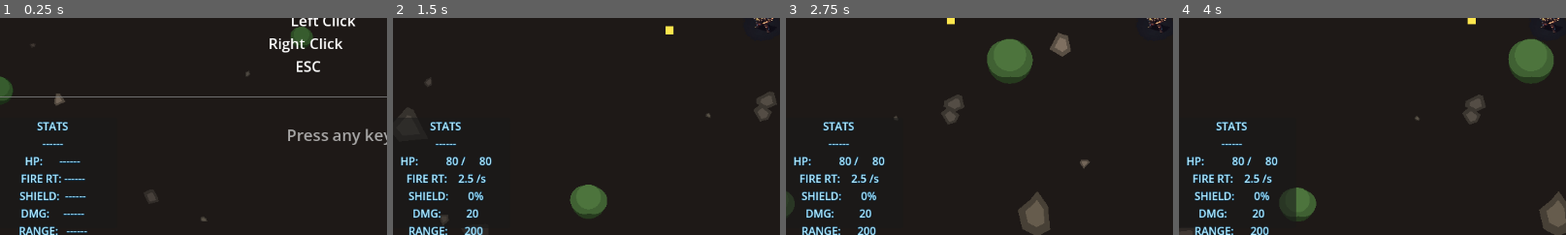
Above: before the commit, frames 1-4 (left to right).
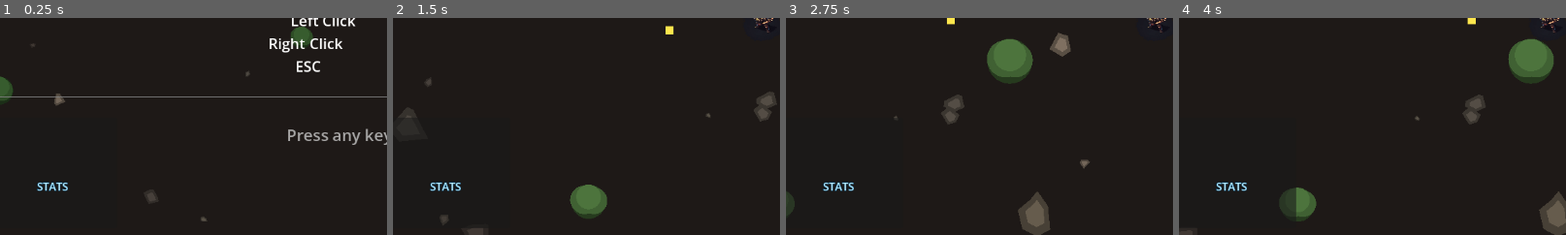
Above: after the commit, the same moments.

Repository: JakeForReal/towergame
Game: Godot game, scene res://scenes/MainScene.tscn
Same seed, same stepped clock (60 frames per second), same inputs: the game is played once before the commit and once after it.
Inputs (mouse positions are % of the whole screen's width and height, from its top left):
- Up to frame 1 (0.25 s): no input
- Up to frame 2 (1.5 s): tap Enter (ui_accept) at 0.5, 0.77 s; move the mouse to (72, 45) at 0.52 s; hold D (move_right) 0.53-1.25 s; tap Down (aim_down) at 0.6 s; click (72, 45) at 0.67 s; drag from (30, 55) to (50, 50) at 1.27 s
- Up to frame 3 (2.75 s): tap Enter (ui_accept) at 2 s; move the mouse to (60, 28) at 2.02 s; hold D (move_right) from 2.03 s (still down); tap Right (aim_right) at 2.1 s
- Up to frame 4 (4 s): release D (move_right) at 2.75 s; drag from (45, 70) to (20, 35) at 2.77 s; move the mouse to (80, 65) at 3.52 s; press the mouse at (80, 65) at 3.53 s; hold A (move_left) from 3.53 s (still down); tap Enter (ui_accept) at 3.77 s
The pictures show only the part of the screen within x 2-52%, y 50-100%; the shares and areas given below are measured in that part.

The runs differ from the first frame. In frame 1, 2.0% of the frame differs, in the area x 5-23%, y 47-100%; in frame 2, 2.5%; in frame 3, 2.5%, in the area x 2-26%, y 47-100%; in frame 4, 2.5%.

Commit message:
HUD: restructure stats into VBox+HBox rows for true column alignment
- Replace single StatsLabel with StatsBox (VBoxContainer) containing
  individual HBox rows per stat (HP, FIRE RT, SHIELD, DMG, RANGE)
- Each row: stat name Label (fixed 85px) + value Label (fills remaining, right-aligned)
- Script updated to set each stat value Label individually
- StatsPanel offsets unchanged; StatsBox fills the panel with 8px margin

Diff:
--- a/scenes/HUD.tscn
+++ b/scenes/HUD.tscn
@@ -126,23 +126,150 @@
 grow_vertical = 1
 color = Color(0.2, 0.95, 1.0, 1.0)
 
-[node name="StatsLabel" type="Label" parent="StatsPanel"]
-layout_mode = 0
-anchors_preset = 0
-anchor_left = 0.0
-anchor_top = 0.0
-anchor_right = 0.0
-anchor_bottom = 0.0
+[node name="StatsBox" type="VBoxContainer" parent="StatsPanel"]
+layout_mode = 1
+anchors_preset = 15
+anchor_left = 1.0
+anchor_top = 1.0
+anchor_right = 1.0
+anchor_bottom = 1.0
 offset_left = 8.0
 offset_top = 8.0
-offset_right = 182.0
-offset_bottom = 143.0
+offset_right = -8.0
+offset_bottom = -8.0
+grow_horizontal = 0
+grow_vertical = 0
+
+[node name="Header" type="Label" parent="StatsPanel/StatsBox"]
+layout_mode = 2
 theme_override_colors/font_color = Color(0.72, 0.93, 1.0, 1.0)
 theme_override_colors/font_outline_color = Color(0.0, 0.3, 0.5, 1.0)
 theme_override_constants/outline_size = 2
 text = "STATS"
 horizontal_alignment = 0
-vertical_alignment = 0
+
+[node name="Sep" type="Label" parent="StatsPanel/StatsBox"]
+layout_mode = 2
+theme_override_colors/font_color = Color(0.72, 0.93, 1.0, 1.0)
+theme_override_colors/font_outline_color = Color(0.0, 0.3, 0.5, 1.0)
+theme_override_constants/outline_size = 2
+text = "------"
+horizontal_alignment = 0
+
+[node name="HP" type="HBoxContainer" parent="StatsPanel/StatsBox"]
+layout_mode = 2
+theme_override_constants/separation = 0
+
+[node name="Name" type="Label" parent="StatsPanel/StatsBox/HP"]
+layout_mode = 1
+size_flags_horizontal = 0
+custom_minimum_size = Vector2(85, 0)
+theme_override_colors/font_color = Color(0.72, 0.93, 1.0, 1.0)
+theme_override_colors/font_outline_color = Color(0.0, 0.3, 0.5, 1.0)
+theme_override_constants/outline_size = 2
+text = "HP"
+horizontal_alignment = 0
+
+[node name="Val" type="Label" parent="StatsPanel/StatsBox/HP"]
+layout_mode = 1
+size_flags_horizontal = 3
+theme_override_colors/font_color = Color(0.72, 0.93, 1.0, 1.0)
+theme_override_colors/font_outline_color = Color(0.0, 0.3, 0.5, 1.0)
+theme_override_constants/outline_size = 2
+text = "---"
+horizontal_alignment = 2
+
+[node name="FR" type="HBoxContainer" parent="StatsPanel/StatsBox"]
+layout_mode = 2
+theme_override_constants/separation = 0
+
+[node name="Name" type="Label" parent="StatsPanel/StatsBox/FR"]
+layout_mode = 1
+size_flags_horizontal = 0
+custom_minimum_size = Vector2(85, 0)
+theme_override_colors/font_color = Color(0.72, 0.93, 1.0, 1.0)
+theme_override_colors/font_outline_color = Color(0.0, 0.3, 0.5, 1.0)
+theme_override_constants/outline_size = 2
+text = "FIRE RT"
+horizontal_alignment = 0
+
+[node name="Val" type="Label" parent="StatsPanel/StatsBox/FR"]
+layout_mode = 1
+size_flags_horizontal = 3
+theme_override_colors/font_color = Color(0.72, 0.93, 1.0, 1.0)
+theme_override_colors/font_outline_color = Color(0.0, 0.3, 0.5, 1.0)
+theme_override_constants/outline_size = 2
+text = "---"
+horizontal_alignment = 2
+
+[node name="SH" type="HBoxContainer" parent="StatsPanel/StatsBox"]
+layout_mode = 2
+theme_override_constants/separation = 0
+
+[node name="Name" type="Label" parent="StatsPanel/StatsBox/SH"]
+layout_mode = 1
+size_flags_horizontal = 0
+custom_minimum_size = Vector2(85, 0)
+theme_override_colors/font_color = Color(0.72, 0.93, 1.0, 1.0)
+theme_override_colors/font_outline_color = Color(0.0, 0.3, 0.5, 1.0)
+theme_override_constants/outline_size = 2
+text = "SHIELD"
+horizontal_alignment = 0
+
+[node name="Val" type="Label" parent="StatsPanel/StatsBox/SH"]
+layout_mode = 1
+size_flags_horizontal = 3
+theme_override_colors/font_color = Color(0.72, 0.93, 1.0, 1.0)
+theme_override_colors/font_outline_color = Color(0.0, 0.3, 0.5, 1.0)
+theme_override_constants/outline_size = 2
+text = "---"
+horizontal_alignment = 2
+
+[node name="DM" type="HBoxContainer" parent="StatsPanel/StatsBox"]
+layout_mode = 2
+theme_override_constants/separation = 0
+
+[node name="Name" type="Label" parent="StatsPanel/StatsBox/DM"]
+layout_mode = 1
+size_flags_horizontal = 0
+custom_minimum_size = Vector2(85, 0)
+theme_override_colors/font_color = Color(0.72, 0.93, 1.0, 1.0)
+theme_override_colors/font_outline_color = Color(0.0, 0.3, 0.5, 1.0)
+theme_override_constants/outline_size = 2
+text = "DMG"
+horizontal_alignment = 0
+
+[node name="Val" type="Label" parent="StatsPanel/StatsBox/DM"]
+layout_mode = 1
+size_flags_horizontal = 3
+theme_override_colors/font_color = Color(0.72, 0.93, 1.0, 1.0)
+theme_override_colors/font_outline_color = Color(0.0, 0.3, 0.5, 1.0)
+theme_override_constants/outline_size = 2
+text = "---"
+horizontal_alignment = 2
+
+[node name="RN" type="HBoxContainer" parent="StatsPanel/StatsBox"]
+layout_mode = 2
+theme_override_constants/separation = 0
+
+[node name="Name" type="Label" parent="StatsPanel/StatsBox/RN"]
+layout_mode = 1
+size_flags_horizontal = 0
+custom_minimum_size = Vector2(85, 0)
+theme_override_colors/font_color = Color(0.72, 0.93, 1.0, 1.0)
+theme_override_colors/font_outline_color = Color(0.0, 0.3, 0.5, 1.0)
+theme_override_constants/outline_size = 2
+text = "RANGE"
+horizontal_alignment = 0
+
+[node name="Val" type="Label" parent="StatsPanel/StatsBox/RN"]
+layout_mode = 1
+size_flags_horizontal = 3
+theme_override_colors/font_color = Color(0.72, 0.93, 1.0, 1.0)
+theme_override_colors/font_outline_color = Color(0.0, 0.3, 0.5, 1.0)
+theme_override_constants/outline_size = 2
+text = "---"
+horizontal_alignment = 2
 
 [node name="TimerLabel" type="Label" parent="."]
 anchors_preset = 9
--- a/scripts/ui/HUD.gd
+++ b/scripts/ui/HUD.gd
@@ -5,7 +5,11 @@
 var _game_over_panel: Panel
 var _buff_label: Label
 var _timer_label: Label
-var _stats_label: Label
+var _stat_hp_val: Label
+var _stat_fr_val: Label
+var _stat_sh_val: Label
+var _stat_dm_val: Label
+var _stat_rn_val: Label
 # buff_type -> count (int). Used for both stacking items and aura presence.
 var _active_buffs: Dictionary = {}
 var _can_place_tower: bool = true
@@ -20,7 +24,11 @@
 	_game_over_panel = get_node_or_null("GameOverPanel")
 	_buff_label = get_node_or_null("BuffLabel")
 	_timer_label = get_node_or_null("TimerLabel")
-	_stats_label = get_node_or_null("StatsPanel/StatsLabel")
+	_stat_hp_val = get_node_or_null("StatsPanel/StatsBox/HP/Val")
+	_stat_fr_val = get_node_or_null("StatsPanel/StatsBox/FR/Val")
+	_stat_sh_val = get_node_or_null("StatsPanel/StatsBox/SH/Val")
+	_stat_dm_val = get_node_or_null("StatsPanel/StatsBox/DM/Val")
+	_stat_rn_val = get_node_or_null("StatsPanel/StatsBox/RN/Val")
 
 	print("[HUD] _buff_label = ", _buff_label)
 	print("[HUD] _buff_label text = ", _buff_label.text if _buff_label else "NULL")
@@ -161,11 +169,15 @@
 	get_tree().reload_current_scene()
 
 func _update_stats_display() -> void:
-	if not _stats_label:
+	if not _stat_hp_val:
 		return
 	var player_node = get_node_or_null("/root/Main/PlayerCharacter")
 	if not player_node:
-		_stats_label.text = "STATS\n------\nHP:      ------\nFIRE RT: ------\nSHIELD:  ------\nDMG:     ------\nRANGE:   ------"
+		_stat_hp_val.text = "---"
+		_stat_fr_val.text = "---"
+		_stat_sh_val.text = "---"
+		_stat_dm_val.text = "---"
+		_stat_rn_val.text = "---"
 		return
 
 	var cb: CharacterBody2D = player_node as CharacterBody2D
@@ -190,13 +202,9 @@
 	var effective_cooldown: float = cooldown_val * (1.0 - buff_reduction)
 	var fire_rate_val: float = 1.0 / effective_cooldown if effective_cooldown > 0.0 else 0.0
 
-	var line_hp: String = "HP:      %6.0f / %6.0f" % [hp_val, max_hp_val]
-	var line_fr: String = "FIRE RT: %6.1f /s" % fire_rate_val
-	var line_sh: String = "SHIELD:  %6.0f%%" % shield_pct
-	var line_dm: String = "DMG:     %6.0f" % dmg_val
-	var line_rng: String = "RANGE:   %6.0f" % range_val
-
-	var new_text: String = "STATS\n------\n" + line_hp + "\n" + line_fr + "\n" + line_sh + "\n" + line_dm + "\n" + line_rng
-	if _stats_label.text != new_text:
-		_stats_label.text = new_text
-		print("[HUD] stats updated: shield=", shield_count, " fire_rate=", fire_rate_val)
+	# HP shows both current and max in one cell
+	_stat_hp_val.text = "%.0f / %.0f" % [hp_val, max_hp_val]
+	_stat_fr_val.text = "%.1f /s" % fire_rate_val
+	_stat_sh_val.text = "%.0f%%" % shield_pct
+	_stat_dm_val.text = "%.0f" % dmg_val
+	_stat_rn_val.text = "%.0f" % range_val
